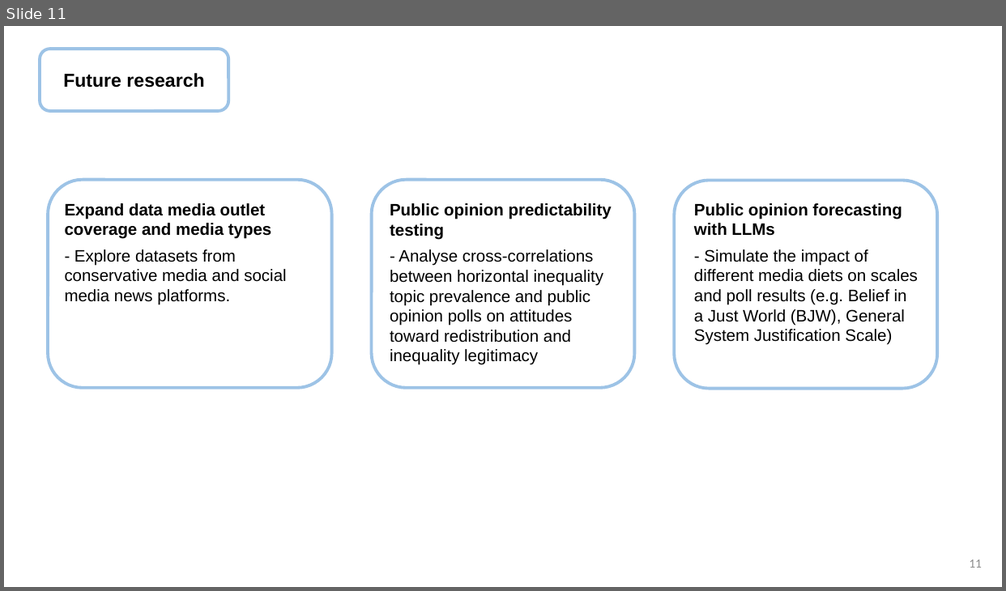
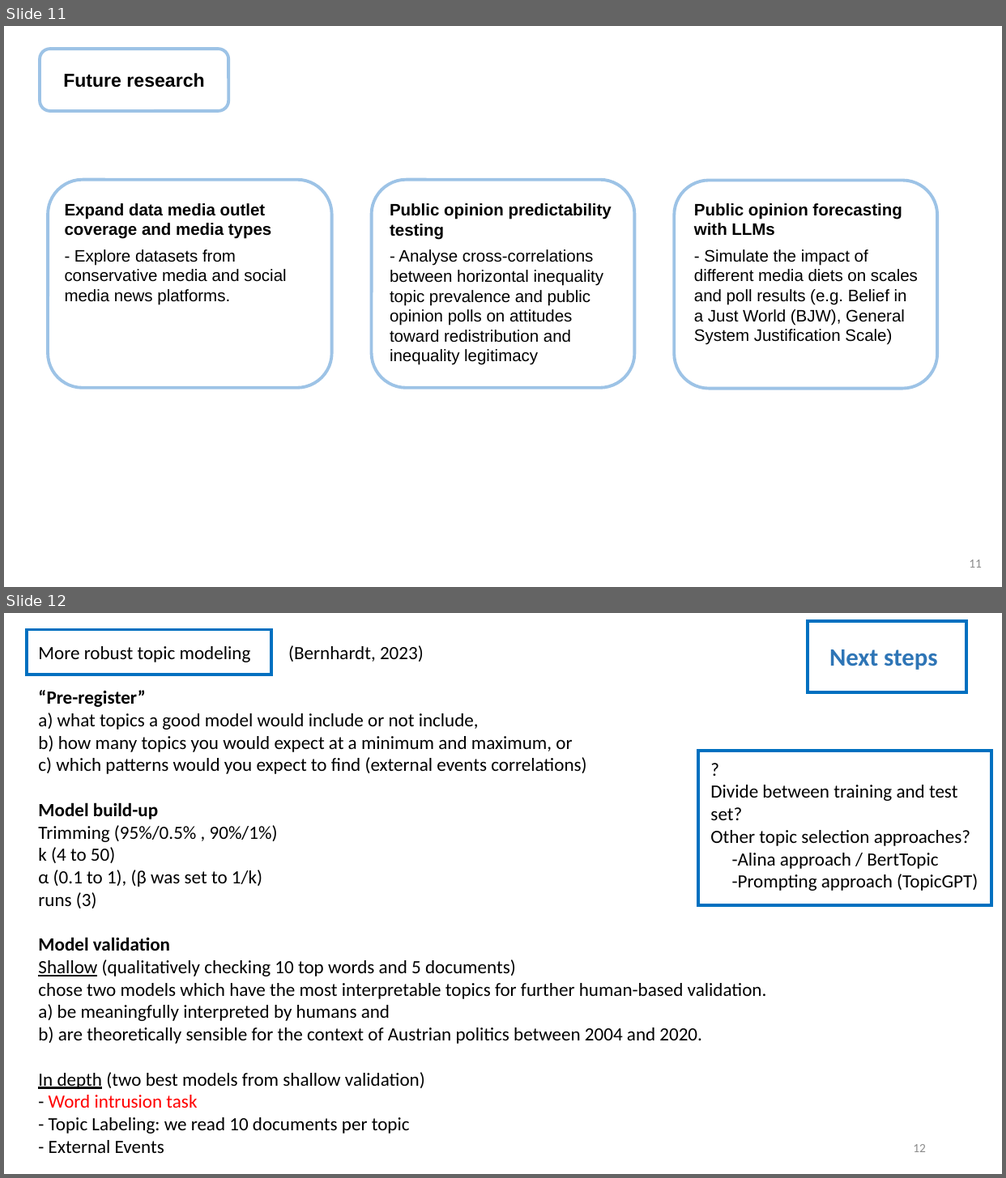
Before and after one commit to agustinapesce/econ_ineq_cluster_presentation, a slide deck: present_ppt.pptx. Shown one above the other, each under a label of ours: slide 11 before the commit, slides 11 and 12 after it. The pictures are 1006x591 and 1006x1178 pixels, drawn with LibreOffice and Linux fonts; fonts in the diff are those of the drawing. Boxes give left, top, right and bottom in pixels: in the first picture for what was removed or moved away, otherwise in the second. Text is boxed around its words. In the diff, an @@ line names an element or a change of style, - is before the commit and + after.

```diff
--- a/present_ppt.pptx
+++ b/present_ppt.pptx
@@ slide 12 added at box(4, 613, 1002, 1174), background #FFFFFF @@
@@ rectangle added at box(27, 629, 272, 675), outline #0070C0 3 pt @@
@@ rectangle added at box(808, 621, 966, 692), outline #0070C0 3 pt @@
@@ text added at box(38, 646, 767, 1153), 18 pt, text #000000 @@
+More robust topic modeling
+“Pre-register”
+a) what topics a good model would include or not include,
+b) how many topics you would expect at a minimum and maximum, or
+c) which patterns would you expect to find (external events correlations)
+Model build-up
+Trimming (95%/0.5% , 90%/1%)
+k (4 to 50)
+α (0.1 to 1), (β was set to 1/k)
+runs (3)
+Model validation
+Shallow (qualitatively checking 10 top words and 5 documents)
+chose two models which have the most interpretable topics for further human-based validation.
+a) be meaningfully interpreted by humans and
+b) are theoretically sensible for the context of Austrian politics between 2004 and 2020.
+In depth (two best models from shallow validation)
+- Word intrusion task
+- Topic Labeling: we read 10 documents per topic
+- External Events
@@ text added at box(288, 645, 424, 662), 18 pt, text #000000 @@
+(Bernhardt, 2023)
@@ text added at box(829, 649, 937, 670), 24 pt, text #2E75B6, bold @@
+Next steps
@@ rectangle added at box(699, 751, 991, 905), outline #0070C0 3 pt @@
@@ text added at box(710, 785, 978, 891), 18 pt, text #000000 @@
+?
+Divide between training and test set?
+Other topic selection approaches?
+-Alina approach / BertTopic
+-Prompting approach (TopicGPT)
@@ page number added at box(913, 1144, 926, 1152), 12 pt, text #8C8C8C @@
+12
```
Also in this commit, not shown: 3 other slides added, 11 other files.
